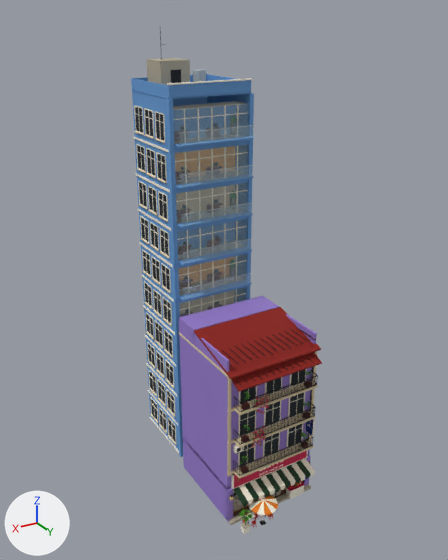
The FBX model Assets/PhoViet/Art/Streets/PV_StreetShop10.fbx, before and after one commit.
Both versions are drawn from a camera (50 mm lens) standing at (24.8, 37.7, 38.7) and looking at (0.4, -2.9, 18.4). Every picture has the same lights, and +X, +Y and +Z are marked at lower left. The older version comes first. Objects named as collision shapes, trigger or cutter boxes, shadow casters or lower levels of detail are left out. Where no turn or scale is listed for an object, it has been applied to the vertices. Vertices at exactly the same position are counted once.

Names of what the first picture shows: 'PV_StreetShop10_LOD0'.
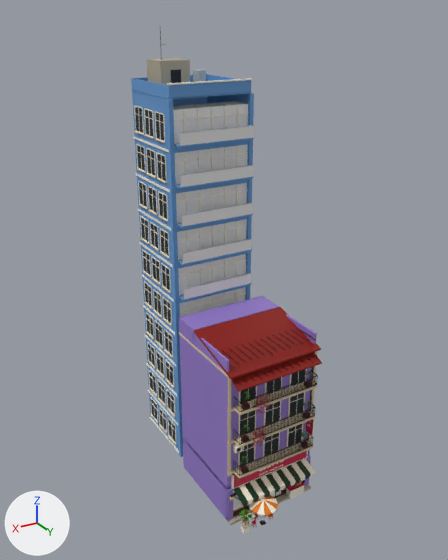
Where the change shows, as pixel boxes (x1, y1, x2, y2) in the pictures (448 x 560 px):
'PV_StreetShop10_LOD0', recoloured, surface changed: (139, 101, 315, 513) in both
part 1 of me_pv_streetshop10_lod0, surface changed: (306, 419, 313, 435) in both

Diff of the bpy script that builds the scene:
```diff
--- a/Assets/PhoViet/Art/Streets/PV_StreetShop10.fbx.py
+++ b/Assets/PhoViet/Art/Streets/PV_StreetShop10.fbx.py
@@ mat_pv_streetglass @@
 mat_pv_streetglass = principled_material('PV_StreetGlass')
-mat_pv_streetglass.base_color = (0.53, 0.73, 0.828)  # blue #c0deeb
-mat_pv_streetglass.alpha = 0.25
+mat_pv_streetglass.base_color = (0.8, 0.8, 0.8)  # white #e7e7e7
@@ me_pv_streetshop10_lod0 @@
 me_pv_streetshop10_lod0.from_pydata(...)  # 21304 vertices, 16300 faces; spans x -4.2..4.2, y -12.5..6.8, z 0.0..37.8
 # used by ob_pv_streetshop10_lod0; location = (0.0, 0.0, 0.0)
+# me_pv_streetshop10_lod0 part 1: texture (UV) coordinates of 6 of 16300 faces, centred in x -3.6..-3.5, y 4.0..4.9, z 6.3..7.9, changed; they spanned u 0.31..0.31, v 0.56..0.56 and now span u 0.69..0.69, v 0.56..0.56
 me_pv_streetshop10_lod0.materials.append(mat_pv_streetatlas)
```
